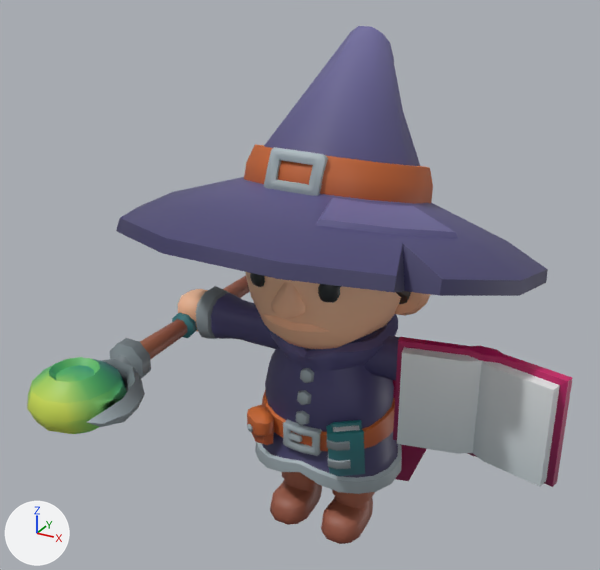
Two versions of the glTF model art/tribe3d/people/Mage.glb, one commit apart.
One viewpoint serves both versions: a 50 mm lens placed at (1.79, -3.59, 3.2), pointed at (-0.1, -0.16, 1.48). The axes (+X, +Y, +Z) are drawn at lower left. The lights are the same throughout. The first picture is the older version. Where no turn or scale is listed for an object, it has been applied to the vertices. Vertices at exactly the same position are counted once.

In view in the first picture: '2H_Staff', 'Mage_ArmLeft', 'Mage_ArmRight', 'Mage_Body', 'Mage_Hat', 'Mage_Head', 'Mage_LegLeft', 'Mage_LegRight', 'Spellbook_open' and 1 more.
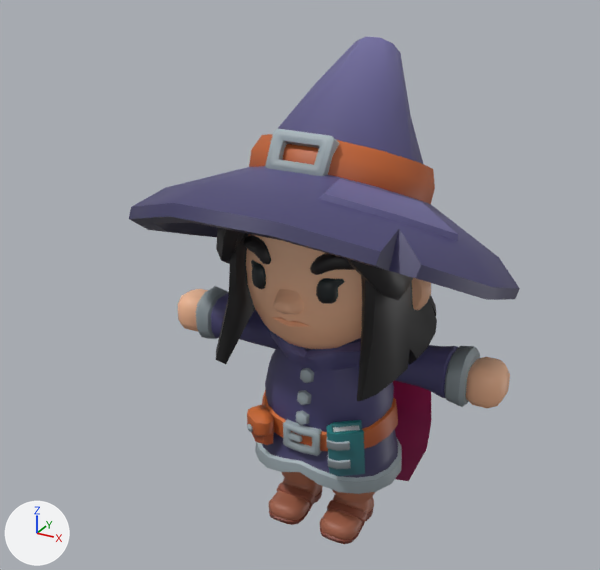
Where the newer file only moved an object's origin or applied its transform, the numbers keep the older frame.

Pixel boxes (x1, y1, x2, y2) of what changed, in the pictures (600 x 570 px; the box of a moved part takes in the faces that stretch with it):
'Mage_Hat', reshaped, moved, turned: before (116, 26, 548, 296); after (129, 37, 520, 300)
'Mage_Head', reshaped: before (246, 272, 431, 349); after (216, 228, 437, 401)
'Spellbook_open', deleted: before (393, 337, 573, 487)
'2H_Staff', deleted: before (27, 276, 250, 434)
part 1 of me_cube_156, moved or reshaped: before (264, 147, 328, 196); after (265, 129, 340, 176)
part 2 of me_cube_156, moved or reshaped: before (116, 26, 548, 296); after (129, 37, 520, 300)
part 3 of me_cube_159, rebuilt: before (250, 273, 265, 287); after (251, 260, 266, 289)
part 4 of me_cube_159, rebuilt: before (318, 284, 342, 303); after (316, 278, 345, 304)
part 5 of me_cube_159, rebuilt (not visible before): after (310, 253, 355, 275)
part 6 of me_cube_159, rebuilt (not visible before): after (244, 235, 271, 264)
part 7 of me_cube_159, added: after (216, 233, 437, 401)
part 8 of me_cube_159, added: after (216, 228, 413, 301)
part 9 of me_cube_159, reshaped: before (246, 272, 411, 345); after (246, 234, 362, 345)
part 10 of me_cube_159, surface changed: before (339, 292, 431, 347); after (339, 278, 431, 347)
'Mage_ArmLeft', unchanged, uncovered by the edit: before (350, 331, 399, 381); after (350, 338, 510, 408)
'Mage_Cape', unchanged, uncovered by the edit: before (377, 330, 426, 481); after (393, 380, 431, 481)

Diff of the bpy script that builds the scene:
```diff
--- a/art/tribe3d/people/Mage.glb.py
+++ b/art/tribe3d/people/Mage.glb.py
@@ me_cube_159 @@
 # used by ob_mage_head; location = (0.0, 0.0, 0.0)
-me_cube_159.from_pydata(...)  # 563 vertices, 1027 faces; spans x -0.543..0.543, y -0.519..0.748, z 1.068..2.203
+me_cube_159.from_pydata(...)  # 1157 vertices, 2162 faces; spans x -0.57..0.57, y -0.525..0.506, z 1.084..2.16
+# me_cube_159 part 3: the loose piece of 42 vertices spanning x -0.267..-0.143, y -0.444..-0.336, z 1.552..1.67 is rebuilt with 42 vertices and now spans x -0.257..-0.133, y -0.444..-0.336, z 1.543..1.67
+# me_cube_159 part 4: the loose piece of 42 vertices spanning x 0.143..0.267, y -0.444..-0.336, z 1.552..1.67 is rebuilt with 42 vertices and now spans x 0.133..0.257, y -0.444..-0.336, z 1.543..1.67
+# me_cube_159 part 5: the loose piece of 39 vertices spanning x 0.089..0.308, y -0.446..-0.306, z 1.685..1.774 is rebuilt with 64 vertices and now spans x 0.102..0.311, y -0.446..-0.304, z 1.682..1.8
+# me_cube_159 part 6: the loose piece of 39 vertices spanning x -0.308..-0.089, y -0.446..-0.306, z 1.685..1.774 is rebuilt with 64 vertices and now spans x -0.311..-0.102, y -0.446..-0.304, z 1.682..1.8
+# me_cube_159 part 7: a new loose piece of 557 vertices spanning x -0.57..0.57, y -0.481..0.506, z 1.084..2.16, in mat_mage_texture (picture img_mage_texture)
+# me_cube_159 part 8: a new loose piece of 138 vertices spanning x -0.497..0.497, y -0.517..0.042, z 1.55..2.13, in mat_mage_texture (picture img_mage_texture)
+# me_cube_159 part 9: 254 vertices removed from x -0.497..0.497, y -0.49..0.748, z 1.068..2.203; 87 vertices added at x -0.451..0.451, y -0.451..0.398, z 1.29..1.953
+# me_cube_159 part 10: 153 kept faces spanning x -0.543..0.543, y -0.348..0.298, z 1.216..1.659 get new texture (UV) coordinates
+# other edits to the shape of me_cube_159 do not show in these pictures
 me_cube_159.materials.append(mat_mage_texture)
@@ me_cube_156 @@
 # used by ob_mage_hat; location = (0.0, 0.0, 1.784); rotation_euler = (-0.262, 0.0, 0.0), in degrees (-15, 0, 0)
-me_cube_156.from_pydata(...)  # 204 vertices, 396 faces; spans x -1.05..1.05, y -1.02..1.07, z -0.15..0.99
+me_cube_156.from_pydata(...)  # 204 vertices, 396 faces; spans x -0.93..0.93, y -1.0..0.97, z 1.31..2.65
+# me_cube_156 part 1: the loose piece of 36 vertices spanning x -0.14..0.14, y -0.5..-0.36, z 0.15..0.35 is turned -21.8 degrees about the x axis through its middle and scaled by 1.06, then moved by (0.0, 0.12, 1.96)
+# me_cube_156 part 2: 168 of 204 vertices moved; they spanned x -1.05..1.05, y -1.02..1.07, z -0.15..0.99 and now span x -0.93..0.93, y -1.0..0.97, z 1.31..2.65; mean shift (0.0, 0.08, 1.76); largest move (0.28, -1.02, -0.13) -> (0.25, -1.0, 2.08)
 me_cube_156.materials.append(mat_mage_texture)
@@ ob_spellbook_open @@
-ob_spellbook_open = bpy.data.objects.new('Spellbook_open', me_cube_12902)
-ob_spellbook_open.location = (0.883, -0.145, 1.049)
@@ ob_2h_staff @@
-ob_2h_staff = bpy.data.objects.new('2H_Staff', me_cylinder_039)
-ob_2h_staff.location = (-0.883, 0.0, 1.049)
@@ ob_mage_hat @@
 ob_mage_hat = bpy.data.objects.new('Mage_Hat', me_cube_156)
-ob_mage_hat.location = (0.0, 0.0, 1.784)
-ob_mage_hat.rotation_euler = (-0.262, 0.0, 0.0)  # degrees (-15, 0, 0)
+ob_mage_hat.location = (0.0, 0.0, 0.0)
```
